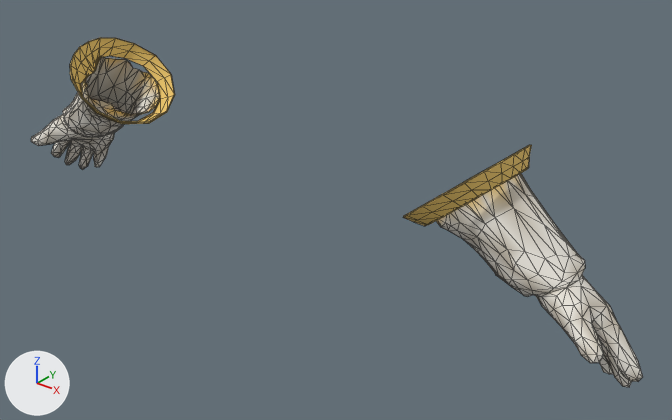
An edit to the glTF model assets_src/armor/aydor_2/cloth_b_hands.glb, drawn before and after from the same camera.
The view is the same before and after, from a camera (50 mm lens) standing at (1.043, -1.042, 1.717) and looking at (0.104, 0.131, 0.99). The axes (+X, +Y, +Z) are drawn at lower left. The lights are the same throughout. The older version comes first. Mesh edges are drawn as thin lines. Vertices at exactly the same position are counted once.

Names of what the first picture shows: 'cloth_b_hands'.
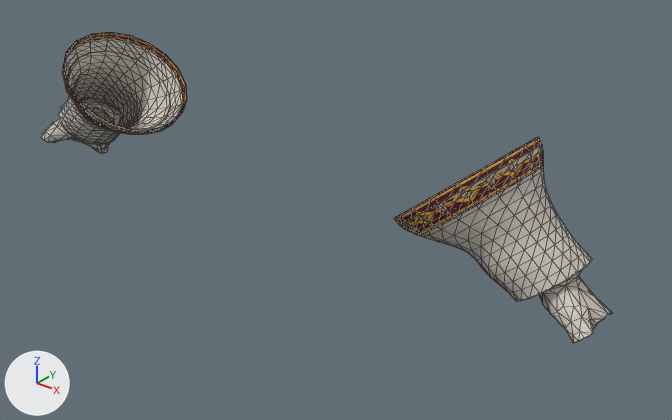
What changed in the scene script:
```text
Add img_band_n_png:
    img_band_n_png = load_image('band_n.png', '../textures/band_n.png', 256, 128, 'Non-Color')
Add img_band_orm_png:
    img_band_orm_png = load_image('band_orm.png', '../textures/band_orm.png', 256, 128, 'Non-Color')
Add img_band_c_png:
    img_band_c_png = load_image('band_c.png', '../textures/band_c.png', 256, 128, 'sRGB')
Add img_cloth_orm_png:
    img_cloth_orm_png = load_image('cloth_orm.png', '../textures/cloth_orm.png', 256, 256, 'Non-Color')
Add img_cloth_c_png:
    img_cloth_c_png = load_image('cloth_c.png', '../textures/cloth_c.png', 256, 256, 'sRGB')
Add img_cloth_n_png:
    img_cloth_n_png = load_image('cloth_n.png', '../textures/cloth_n.png', 256, 256, 'Non-Color')
Change mat_cloth:
    remove # nodes: BsdfPrincipled, OutputMaterial, VertexColor
    nodes: BsdfPrincipled, Mix, NormalMap, OutputMaterial, SeparateColor, TexImage x3, VertexColor
    uses the picture img_cloth_c_png
    uses the picture img_cloth_n_png
    uses the picture img_cloth_orm_png
Add mat_band:
    mat_band = bpy.data.materials.new('band')
    # uses the picture img_band_c_png
    # uses the picture img_band_n_png
    # uses the picture img_band_orm_png
Change me_cloth_b_hands:
    used by ob_cloth_b_hands; location = (0.0, 0.0, 0.0)
    remove me_cloth_b_hands.from_pydata(...)  # 855 vertices, 1555 faces; spans x -0.693..0.696, y -0.029..0.195, z 0.87..1.213
    add me_cloth_b_hands.from_pydata(...)  # 1205 vertices, 2122 faces; spans x -0.637..0.636, y -0.044..0.216, z 0.926..1.228
    me_cloth_b_hands part 1: the loose piece of 80 vertices spanning x -0.476..-0.313, y -0.029..0.195, z 1.068..1.212 is rebuilt with 100 vertices and now spans x -0.495..-0.294, y -0.044..0.216, z 1.05..1.222, in mat_band
    me_cloth_b_hands part 2: the loose piece of 80 vertices spanning x 0.314..0.478, y -0.028..0.195, z 1.069..1.213 is rebuilt with 100 vertices and now spans x 0.296..0.501, y -0.042..0.213, z 1.051..1.228, in mat_band
    me_cloth_b_hands part 3: a new loose piece of 280 vertices spanning x 0.305..0.591, y -0.039..0.21, z 0.978..1.218, in mat_cloth
    me_cloth_b_hands part 4: a new loose piece of 280 vertices spanning x -0.588..-0.303, y -0.041..0.213, z 0.978..1.212, in mat_cloth
    me_cloth_b_hands part 5: a new loose piece of 231 vertices spanning x 0.486..0.636, y 0.027..0.16, z 0.928..1.067, in mat_cloth
    me_cloth_b_hands part 6: a new loose piece of 214 vertices spanning x -0.637..-0.485, y 0.026..0.16, z 0.926..1.066, in mat_cloth
    me_cloth_b_hands part 7: 353 vertices removed from x 0.351..0.696, y 0.008..0.165, z 0.875..1.184
    me_cloth_b_hands part 8: 342 vertices removed from x -0.693..-0.352, y 0.005..0.164, z 0.87..1.181
    add me_cloth_b_hands.materials.append(mat_band)
```

Changed parts and their boxes [x1, y1, x2, y2] in the pictures (672 x 420 px):
'cloth_b_hands', surface changed, reshaped (7% narrower, 11% shorter)
    before: [31, 38, 643, 387]
    after: [41, 32, 612, 343]
part 1 of me_cloth_b_hands, rebuilt (19% wider, 18% taller)
    before: [70, 38, 175, 124]
    after: [62, 32, 187, 134]
part 2 of me_cloth_b_hands, rebuilt (15% wider, 21% taller)
    before: [403, 145, 532, 226]
    after: [394, 137, 543, 235]
part 3 of me_cloth_b_hands, added
    after: [399, 145, 592, 301]
part 4 of me_cloth_b_hands, added
    after: [58, 37, 183, 145]
part 5 of me_cloth_b_hands, added
    after: [539, 269, 612, 343]
part 6 of me_cloth_b_hands, added
    after: [41, 97, 122, 154]
part 7 of me_cloth_b_hands, deleted
    before: [437, 173, 643, 387]
part 8 of me_cloth_b_hands, deleted
    before: [31, 56, 159, 169]
